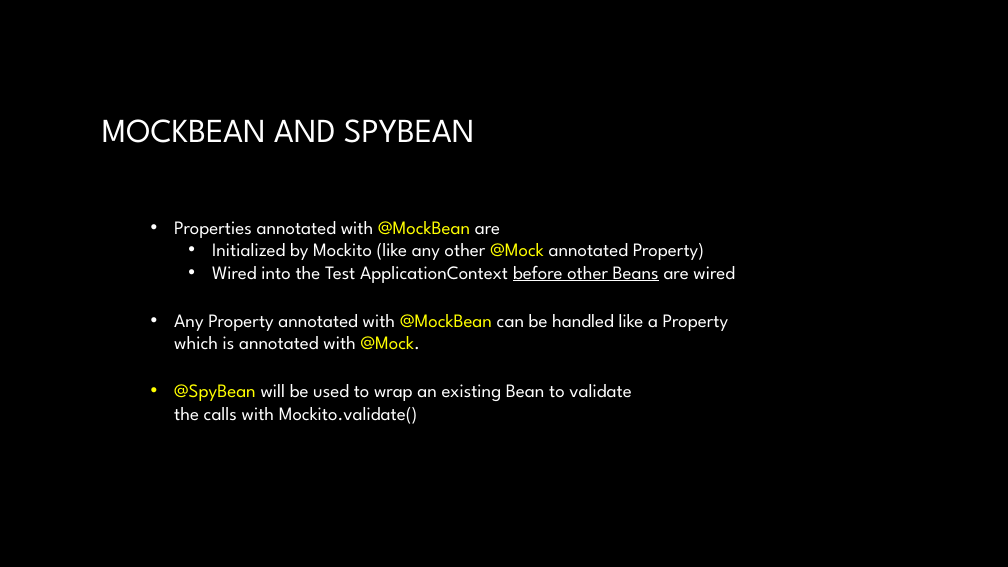
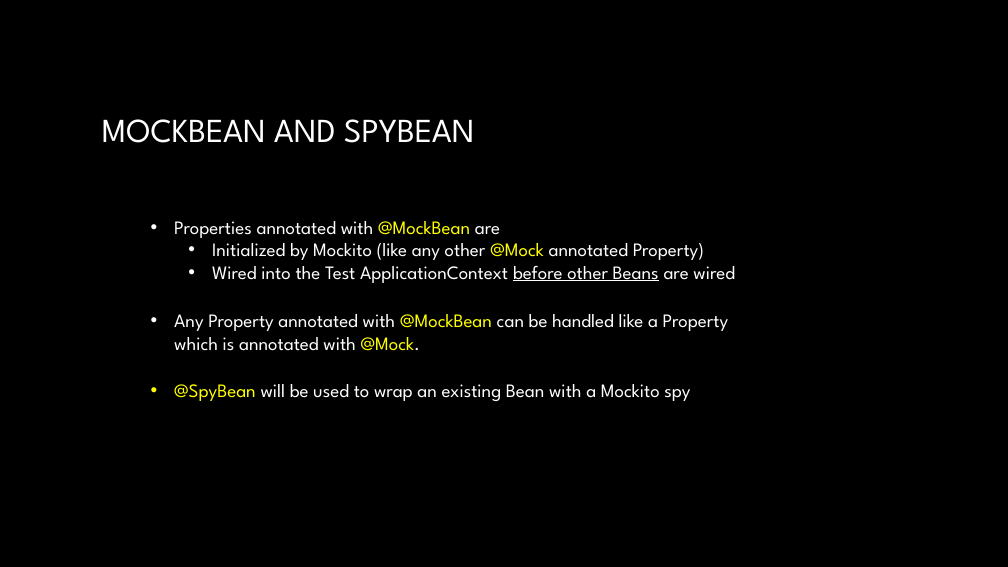
Before and after one commit to jack-geronimo/spring-boot-test-meetup, a slide deck: slide 14 of meetup-presentation.pptx. Drawn at 1008x567 pixels with LibreOffice and Linux fonts; fonts in the diff are those of the drawing; background and template pictures are left out. Boxes give left, top, right and bottom in pixels: in the first picture for what was removed or moved away, otherwise in the second. Text is boxed around its words. In the diff, an @@ line names an element or a change of style, - is before the commit and + after.

Commit message:
changed some content on the presentation

```diff
--- a/meetup-presentation.pptx
+++ b/meetup-presentation.pptx
@@ text at (174, 384, 690, 401): text changed @@
-• @SpyBean will be used to wrap an existing Bean to validate
-  the calls with Mockito.validate()
+• @SpyBean will be used to wrap an existing Bean with a Mockito spy
```
